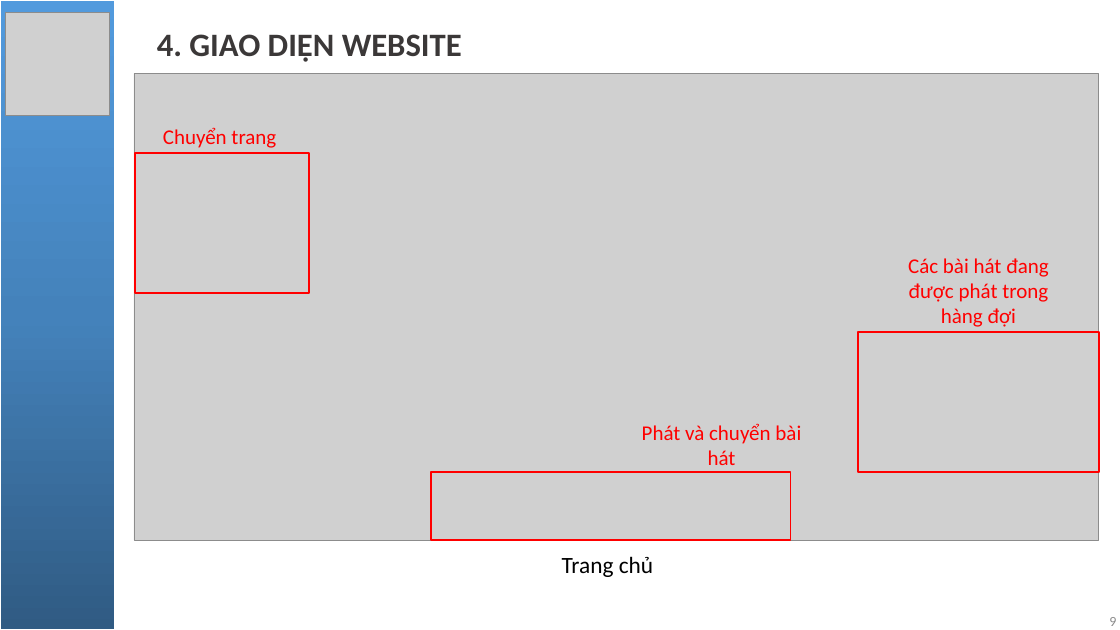
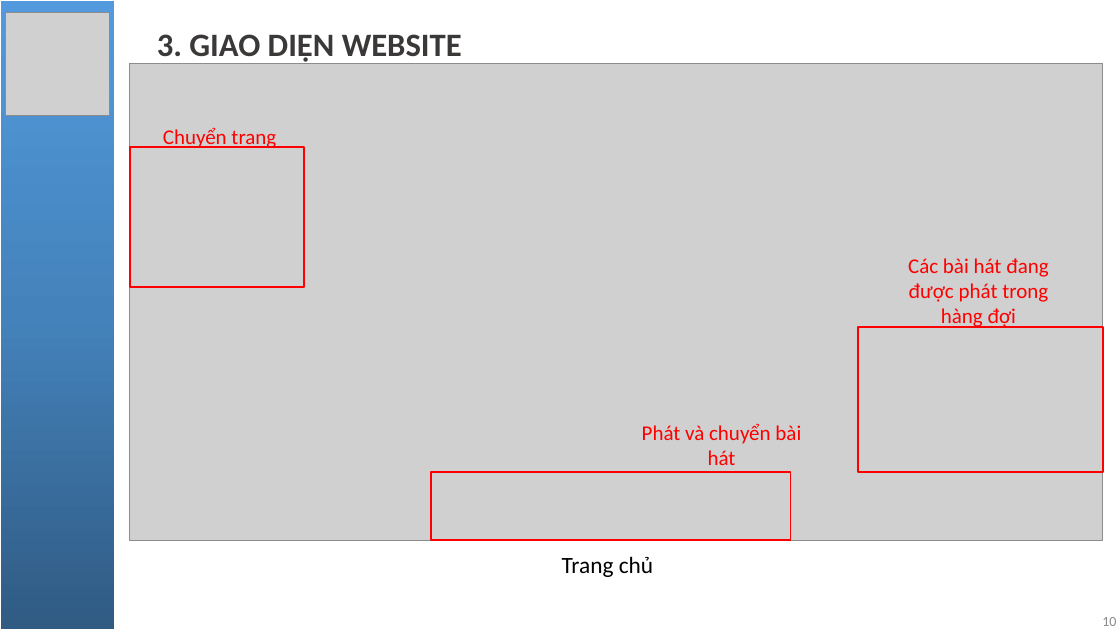
Before and after one commit to NgoQuocBao1010/PHP-Spotify-Clone, a slide deck: slide 10 of pptReport/Báo cáo đồ án.pptx (slide 9 before the commit). Drawn at 1120x630 pixels with LibreOffice and Linux fonts; fonts in the diff are those of the drawing; grey boxes stand for pictures. Boxes give left, top, right and bottom in pixels: in the first picture for what was removed or moved away, otherwise in the second. Text is boxed around its words. In the diff, an @@ line names an element or a change of style, - is before the commit and + after.

```diff
--- a/pptReport/Báo cáo đồ án.pptx
+++ b/pptReport/Báo cáo đồ án.pptx
@@ subtitle at [157, 34, 462, 64]: text changed @@
-4. GIAO DIỆN WEBSITE
+3. GIAO DIỆN WEBSITE
@@ picture: place and size @@
-picture at [134, 74, 1100, 540]
+picture at [130, 63, 1103, 540]
@@ rectangle: place and size @@
-rectangle at [135, 153, 309, 293]
+rectangle at [130, 147, 304, 287]
@@ rectangle: place and size @@
-rectangle at [859, 332, 1099, 472]
+rectangle at [859, 327, 1103, 472]
@@ page number at [1102, 617, 1116, 626]: text changed @@
-9
+10
```
Also in this commit, not shown: 17 other slides changed, 3 slides added, 1 slide removed.
